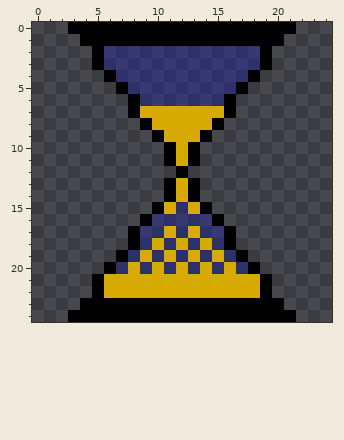
Two states of a pixel-art sprite, game/data/theme/egg_timer.png. The picture above is the old version.
The file is 25x25 pixels. Colours within 5 levels of each other are drawn and written as one.
The same view after the edit:
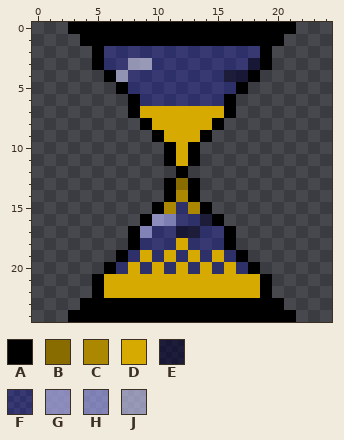
Palette (. is transparent): A #000000  B #886c00  C #ab8800  D #d6aa00  E #00002d97  F #0000ff34  G #a5a5e2bd  H #ababff97  J #d1d1ff97
What changed:
y 3: x 8..9 FF -> JJ; x 18 F -> E
y 4: x 7 F -> J; x 16..17 FF -> EE
y 13: x 12 D -> B
y 14: x 12 D -> C
y 15: x 11 D -> C; x 13 D -> C
y 16: x 10..11 FF -> GH; x 14 F -> E
y 17: x 9 F -> H; x 11..13 DFD -> FEE
y 18: x 10 D -> F; x 14 D -> F
Where, in picture pixels (left, top, right, bottom), the same in both pictures:
changed: (116, 58, 152, 82)
changed: (224, 58, 260, 82)
changed: (140, 178, 212, 250)
